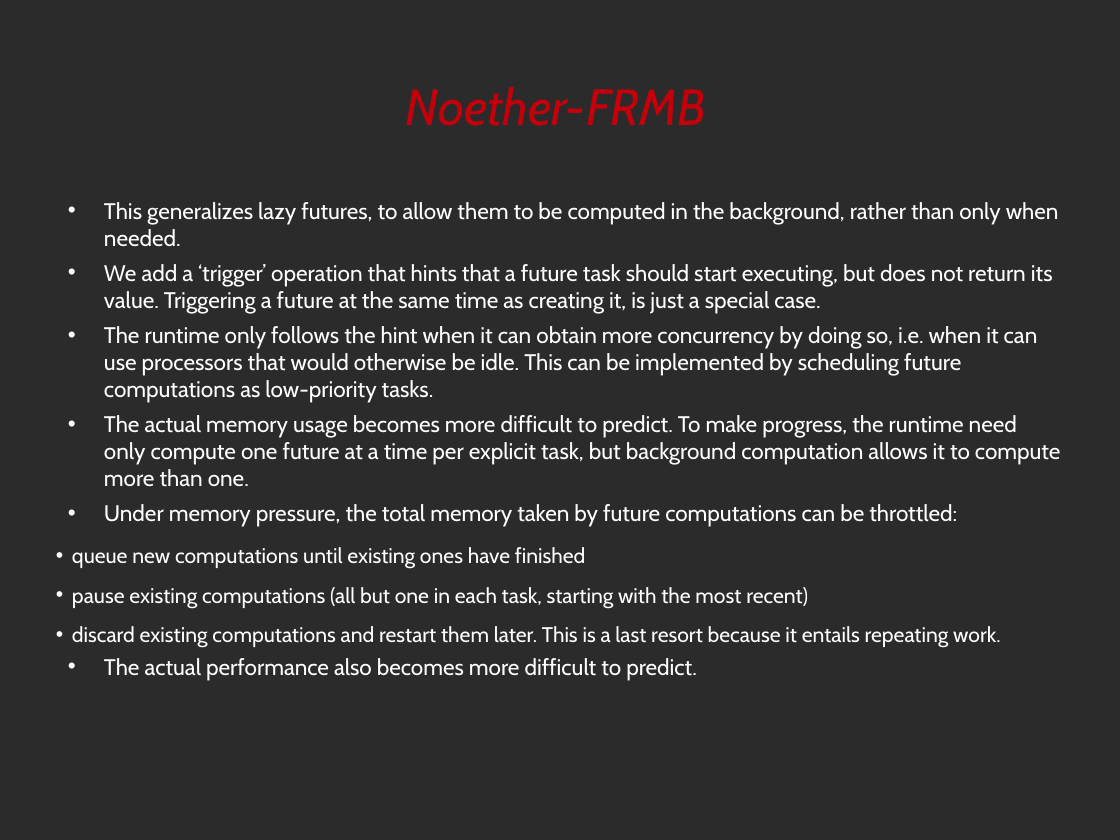
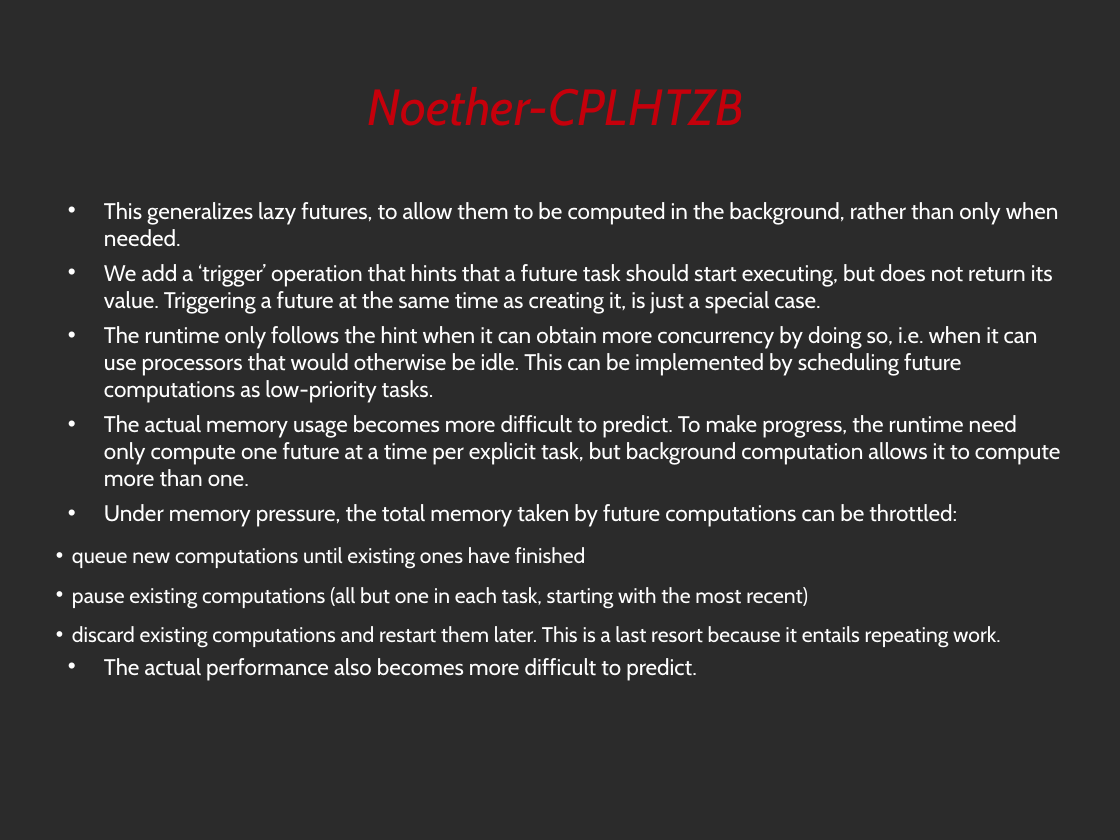
Before and after one commit to noether-lang/noether, a slide deck: slide 37 of doc/presentations/StrangeLoop/src/noether.odp (slide 45 before the commit). Drawn at 1120x840 pixels with LibreOffice and Linux fonts; fonts in the diff are those of the drawing; background and template pictures are left out; a plain dark background stands for a picture behind light text. Boxes give left, top, right and bottom in pixels: in the first picture for what was removed or moved away, otherwise in the second. Text is boxed around its words. In the diff, an @@ line names an element or a change of style, - is before the commit and + after.

```diff
--- a/doc/presentations/StrangeLoop/src/noether.odp
+++ b/doc/presentations/StrangeLoop/src/noether.odp
@@ title at <box>368,87,744,126</box>: text changed @@
-Noether-FRMB
+Noether-CPLHTZB
```
Also in this commit, not shown: 5 other slides changed, 1 slide added, 6 other files.
